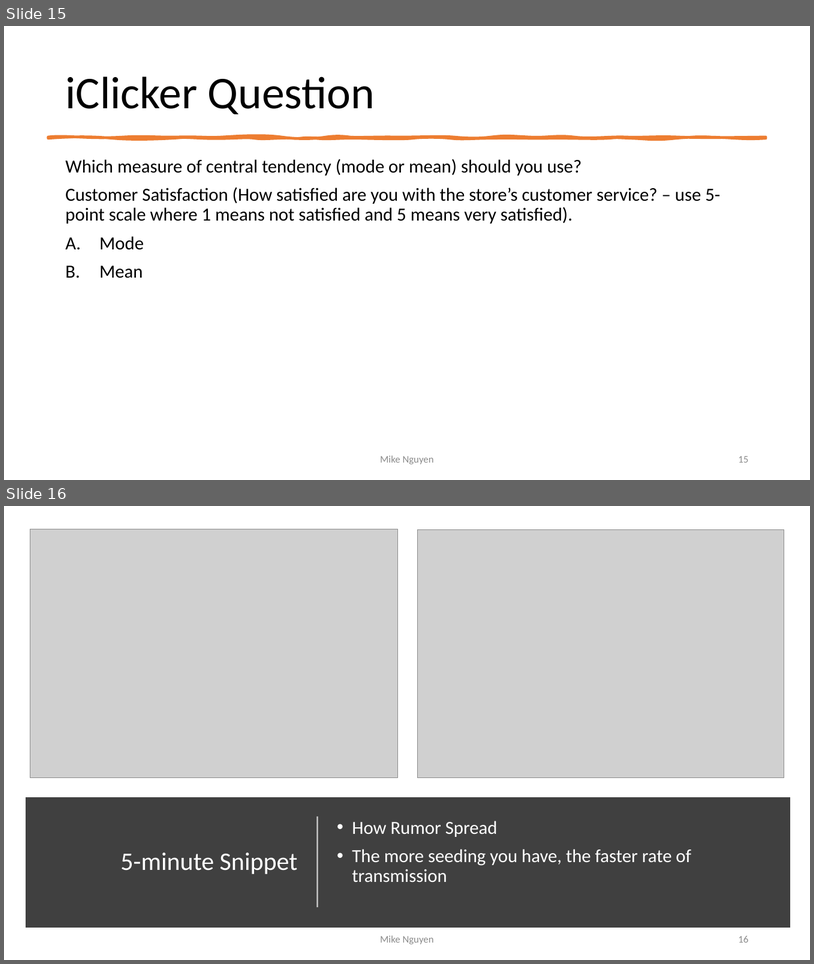
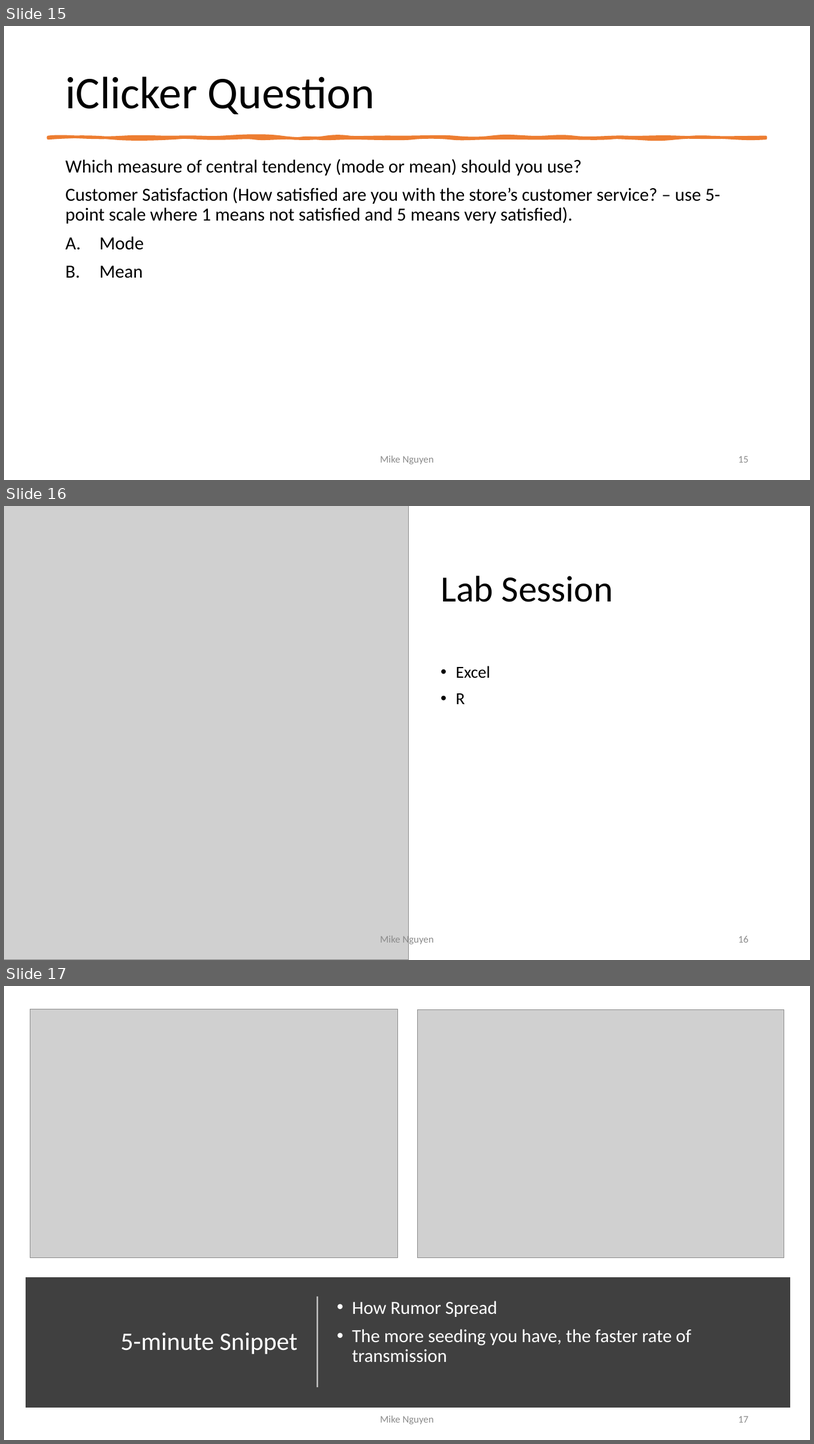
Before and after one commit to mikenguyen13/mar4050, a slide deck: lectures/9/1_Descriptive Statistics.pptx. Shown one above the other, each under a label of ours: slides 15 and 16 before the commit, slides 15, 16 and 17 after it. The pictures are 814x964 and 814x1444 pixels, drawn with LibreOffice and Linux fonts; fonts in the diff are those of the drawing; grey boxes stand for pictures. Boxes give left, top, right and bottom in pixels: in the first picture for what was removed or moved away, otherwise in the second. Text is boxed around its words. In the diff, an @@ line names an element or a change of style, - is before the commit and + after.

```diff
--- a/lectures/9/1_Descriptive Statistics.pptx
+++ b/lectures/9/1_Descriptive Statistics.pptx
@@ slide 16 added at <box>4,506,810,960</box>, background #FFFFFF @@
@@ picture added at <box>4,506,409,960</box> @@
@@ title added at <box>441,576,614,602</box>, 44 pt, text #000000 @@
+Lab Session
@@ text added at <box>456,666,490,704</box>, 20 pt, text #000000 @@
+• Excel
+• R
@@ text added at <box>380,934,434,945</box>, 12 pt, text #8C8C8C @@
+Mike Nguyen
@@ page number added at <box>738,936,749,942</box>, 12 pt, text #8C8C8C @@
+16
@@ what was slide 16 is now slide 17 @@
@@ page number at <box>738,1416,749,1422</box>: text changed @@
-16
+17
```
Also in this commit, not shown: 6 other files.
